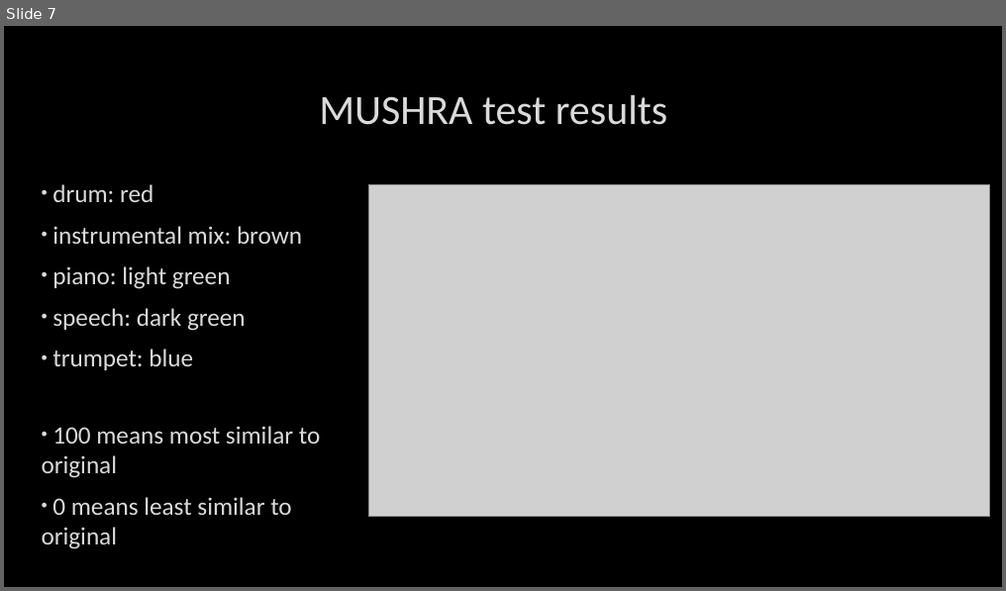
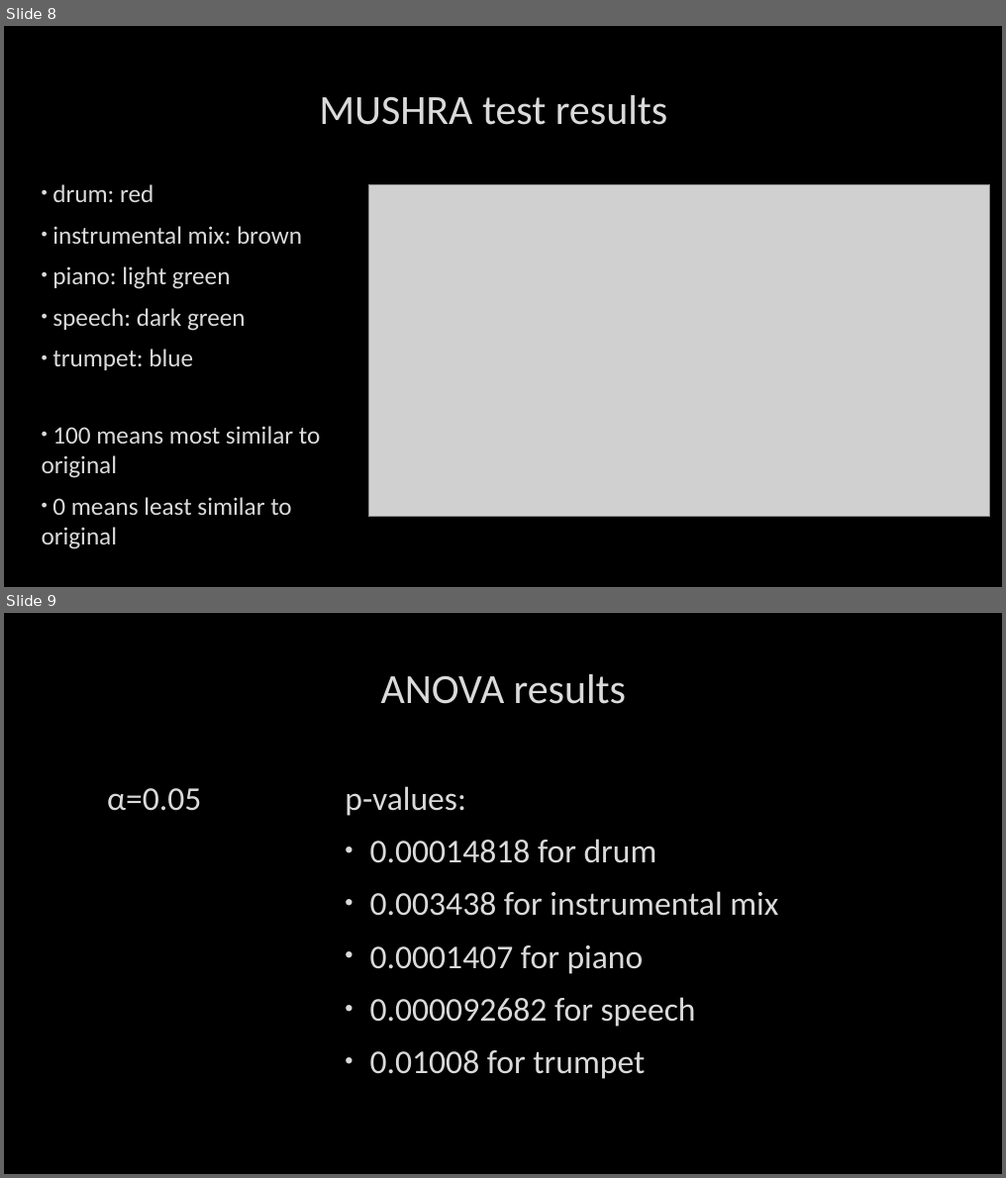
Before and after one commit to NiklasNymark/MRSP_Seminar_Project_Group1, a slide deck: presentation_group1.pptx. Shown one above the other, each under a label of ours: slide 7 before the commit, slides 8 and 9 after it. The pictures are 1006x591 and 1006x1178 pixels, drawn with LibreOffice and Linux fonts; fonts in the diff are those of the drawing; grey boxes stand for pictures; background and template pictures are left out. Boxes give left, top, right and bottom in pixels: in the first picture for what was removed or moved away, otherwise in the second. Text is boxed around its words. In the diff, an @@ line names an element or a change of style, - is before the commit and + after.

```diff
--- a/presentation_group1.pptx
+++ b/presentation_group1.pptx
@@ slide 9 added at (4, 613, 1002, 1174), background picture (left out) @@
@@ title added at (381, 674, 626, 704), 40 pt, text #DADADA @@
+ANOVA results
@@ text added at (107, 788, 201, 811), 32 pt, text #DADADA @@
+α=0.05
@@ text added at (345, 786, 778, 1079), 32 pt, text #DADADA @@
+p-values:
+• 0.00014818 for drum
+• 0.003438 for instrumental mix
+• 0.0001407 for piano
+• 0.000092682 for speech
+• 0.01008 for trumpet
@@ what was slide 7 is now slide 8 @@
```
Also in this commit, not shown: 4 slides changed, 1 other slide added, 1 other file.
